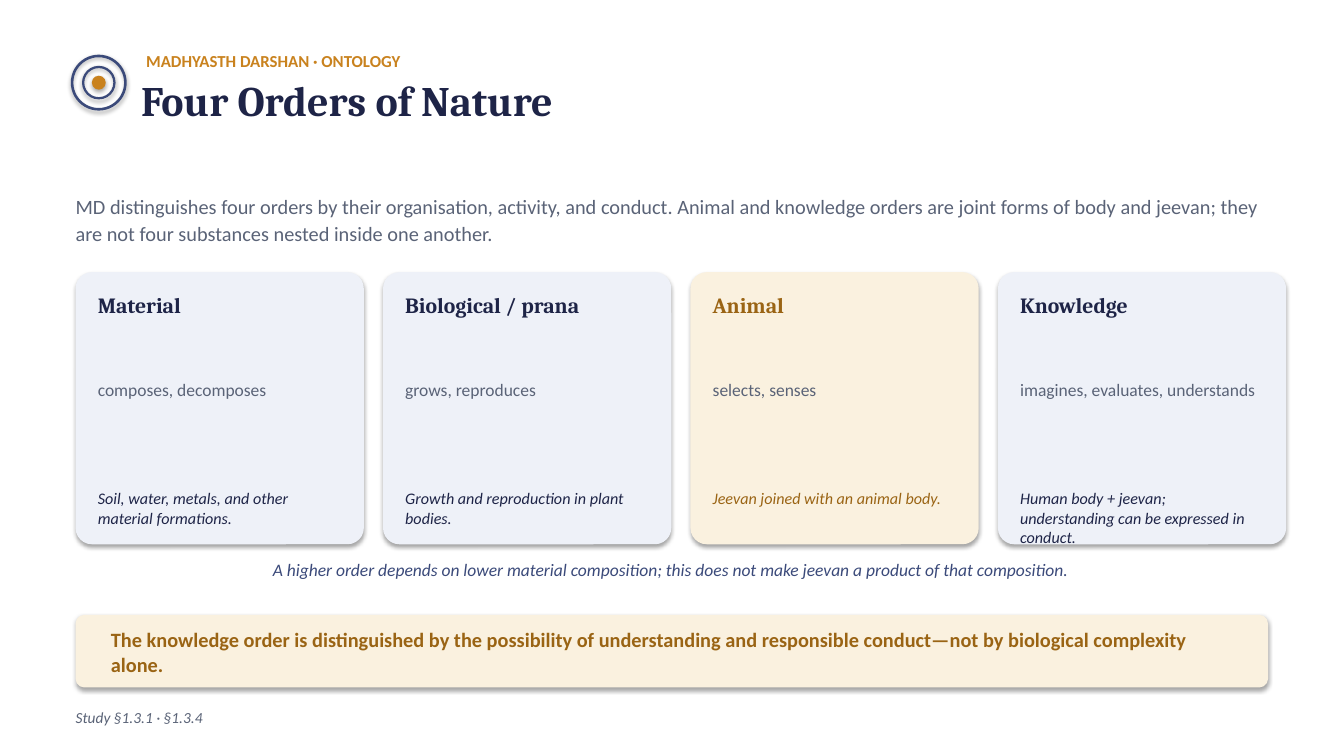
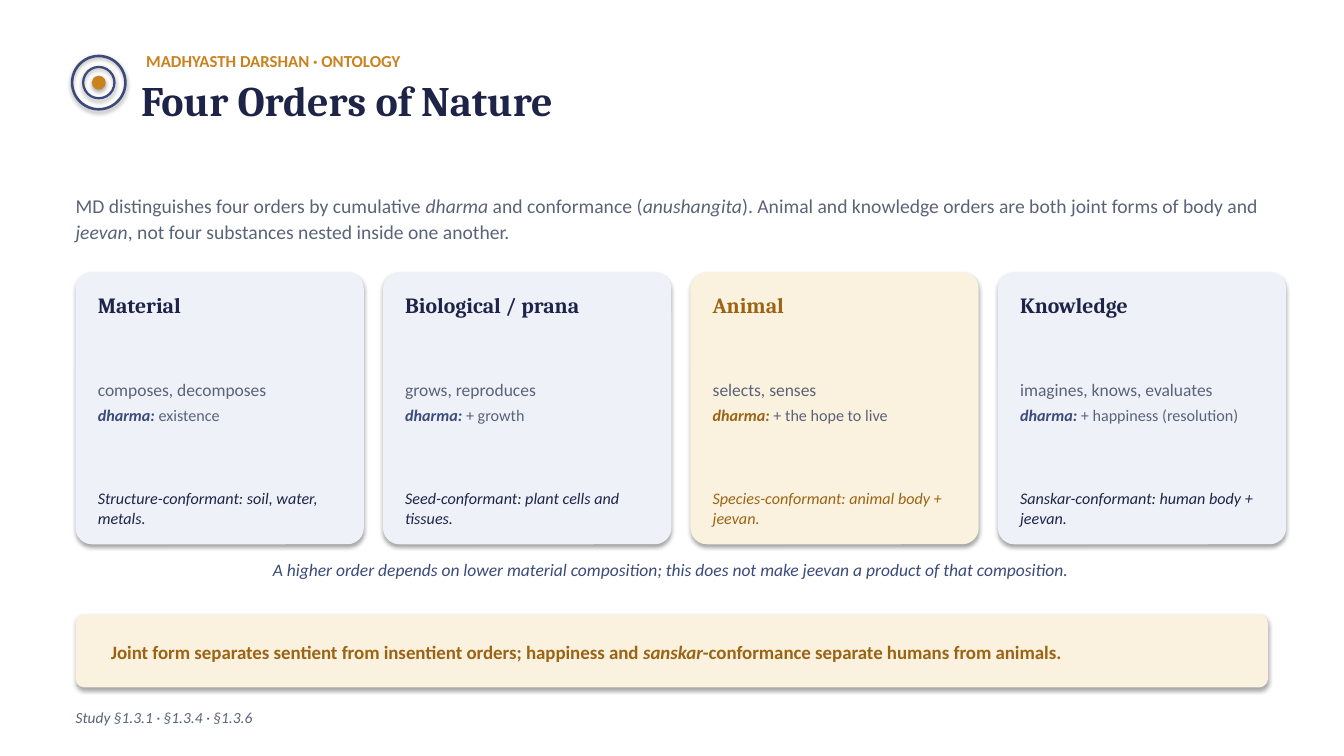
Before and after one commit to raghavamohan/AnalyticMadhyasthDarshan, a slide deck: slide 8 of Studies/Why-Humans-Are-Not-Just-Material/Why-Humans-Are-Not-Just-Material.pptx. Drawn at 1344x756 pixels with LibreOffice and Linux fonts; fonts in the diff are those of the drawing. Boxes give left, top, right and bottom in pixels: in the first picture for what was removed or moved away, otherwise in the second. Text is boxed around its words. In the diff, an @@ line names an element or a change of style, - is before the commit and + after.

```diff
--- a/Studies/Why-Humans-Are-Not-Just-Material/Why-Humans-Are-Not-Just-Material.pptx
+++ b/Studies/Why-Humans-Are-Not-Just-Material/Why-Humans-Are-Not-Just-Material.pptx
@@ text at [76,199,1257,242]: text changed; size 14.5 to 14 pt @@
-MD distinguishes four orders by their organisation, activity, and conduct. Animal and knowledge orders are joint forms of body and jeevan; they are not four substances nested inside one another.
+MD distinguishes four orders by cumulative dharma and conformance (anushangita). Animal and knowledge orders are both joint forms of body and jeevan, not four substances nested inside one another.
@@ text at [1020,384,1238,424]: text changed; size 12.5 to 11.5 pt @@
-imagines, evaluates, understands
+imagines, knows, evaluates
+dharma: + happiness (resolution)
@@ text at [98,409,220,421]: paragraph added @@
+dharma: existence
@@ text at [405,409,525,424]: paragraph added @@
+dharma: + growth
@@ text at [713,409,888,424]: paragraph added @@
+dharma: + the hope to live
@@ text at [98,493,317,524]: text changed @@
-Soil, water, metals, and other material formations.
+Structure-conformant: soil, water, metals.
@@ text at [405,493,619,524]: text changed @@
-Growth and reproduction in plant bodies.
+Seed-conformant: plant cells and tissues.
@@ text at [713,493,930,527]: text changed @@
-Jeevan joined with an animal body.
+Species-conformant: animal body + jeevan.
@@ text at [1020,493,1241,527]: text changed @@
-Human body + jeevan; understanding can be expressed in conduct.
+Sanskar-conformant: human body + jeevan.
@@ text at [111,645,1062,662]: text changed; size 14.5 to 13.5 pt @@
-The knowledge order is distinguished by the possibility of understanding and responsible conduct—not by biological complexity alone.
+Joint form separates sentient from insentient orders; happiness and sanskar-conformance separate humans from animals.
@@ text at [76,712,252,726]: text changed @@
-Study §1.3.1 · §1.3.4
+Study §1.3.1 · §1.3.4 · §1.3.6
```
Also in this commit, not shown: 1 other slide changed, 2 slides added, 20 other files.
